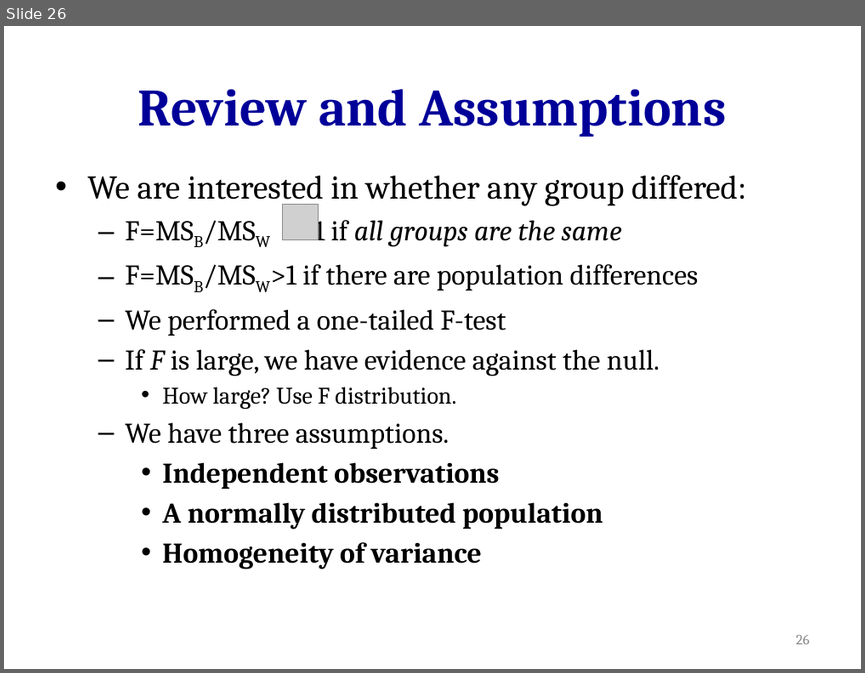
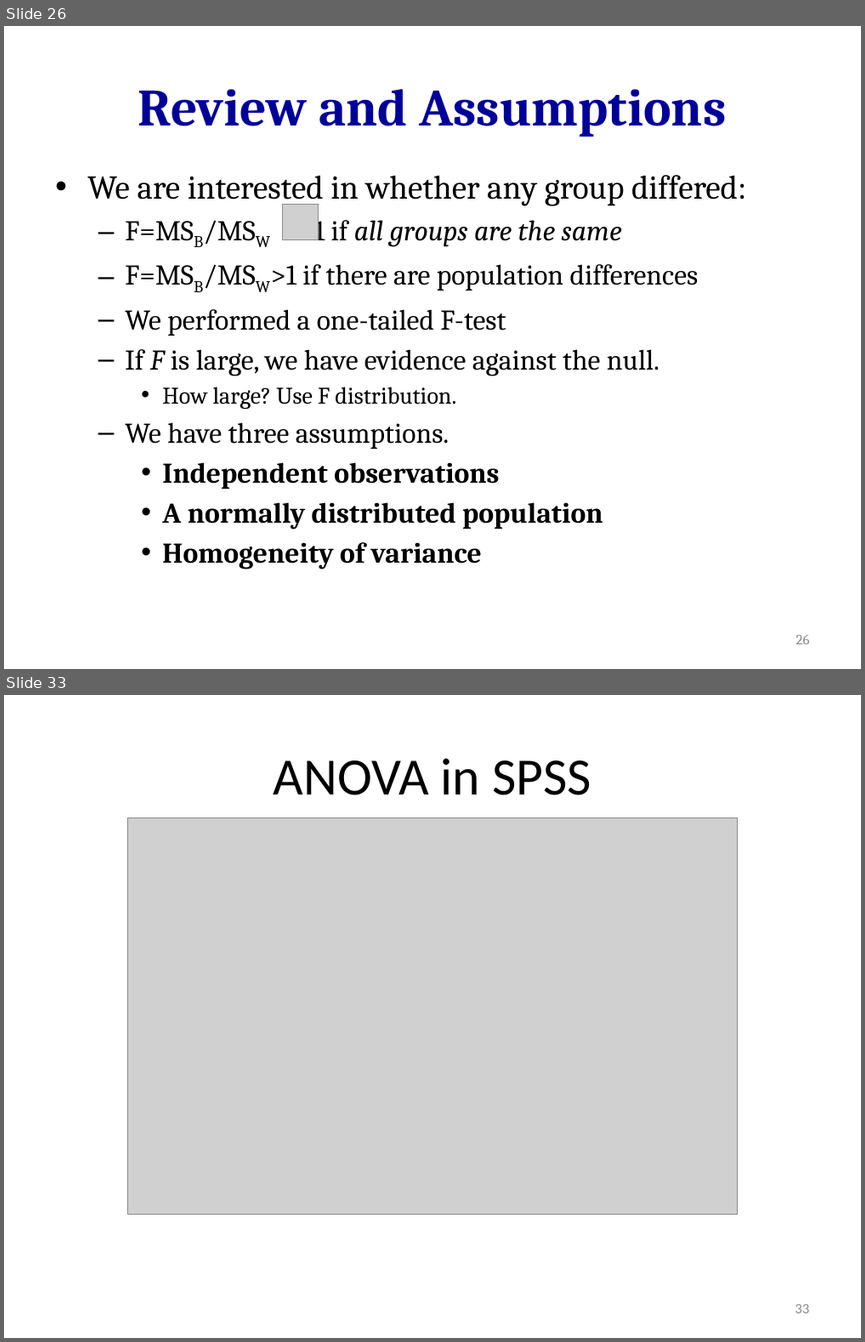
Before and after one commit to hejibo/Psychological-Statistics, a slide deck: Lecture 16_ANOVA/Lecture 16_ANOVA.pptx. Shown one above the other, each under a label of ours: slide 26 before the commit, slides 26 and 33 after it; the slides between them are not shown. The pictures are 865x673 and 865x1342 pixels, drawn with LibreOffice and Linux fonts; fonts in the diff are those of the drawing; grey boxes stand for pictures. Boxes give left, top, right and bottom in pixels: in the first picture for what was removed or moved away, otherwise in the second. Text is boxed around its words. In the diff, an @@ line names an element or a change of style, - is before the commit and + after.

Commit message:
add anova r and spss and cohen's d for independent t-test

```diff
--- a/Lecture 16_ANOVA/Lecture 16_ANOVA.pptx
+++ b/Lecture 16_ANOVA/Lecture 16_ANOVA.pptx
@@ slide 33 added at box(4, 695, 861, 1338), background #FFFFFF @@
@@ title added at box(273, 758, 591, 795), 44 pt, text #000000 @@
+ANOVA in SPSS
@@ picture added at box(127, 817, 737, 1213) @@
@@ page number added at box(794, 1304, 809, 1313), 12 pt, text #8C8C8C @@
+33
```
Also in this commit, not shown: 9 other slides added, 13 other files.
